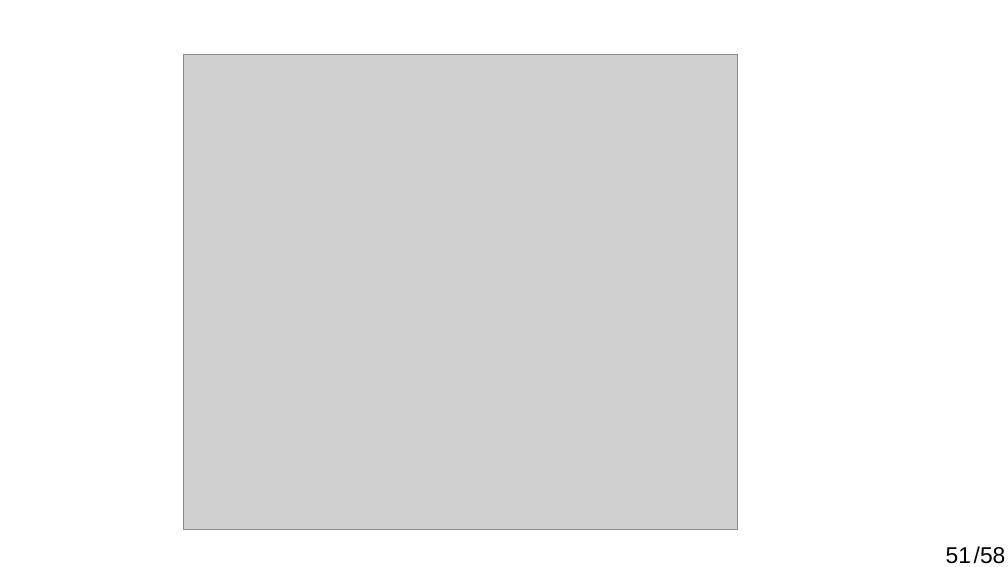
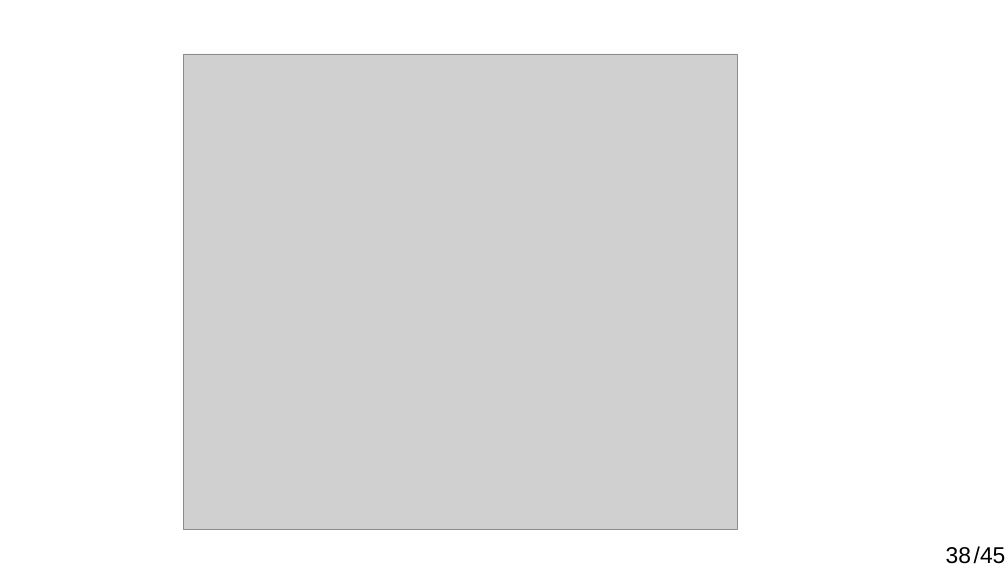
Before and after one commit to pvermees/Thermo2025, a slide deck: slide 38 of handout/ThermoAsia.odp (slide 51 before the commit). Drawn at 1008x567 pixels with LibreOffice and Linux fonts; fonts in the diff are those of the drawing; grey boxes stand for pictures. Boxes give left, top, right and bottom in pixels: in the first picture for what was removed or moved away, otherwise in the second. Text is boxed around its words. In the diff, an @@ line names an element or a change of style, - is before the commit and + after.

```diff
--- a/handout/ThermoAsia.odp
+++ b/handout/ThermoAsia.odp
@@ page number at box(946, 547, 971, 564): text changed @@
-51
+38
@@ text at box(974, 546, 1006, 564): text changed @@
-/58
+/45
```
Also in this commit, not shown: 39 other slides changed, 5 slides added, 18 slides removed.
